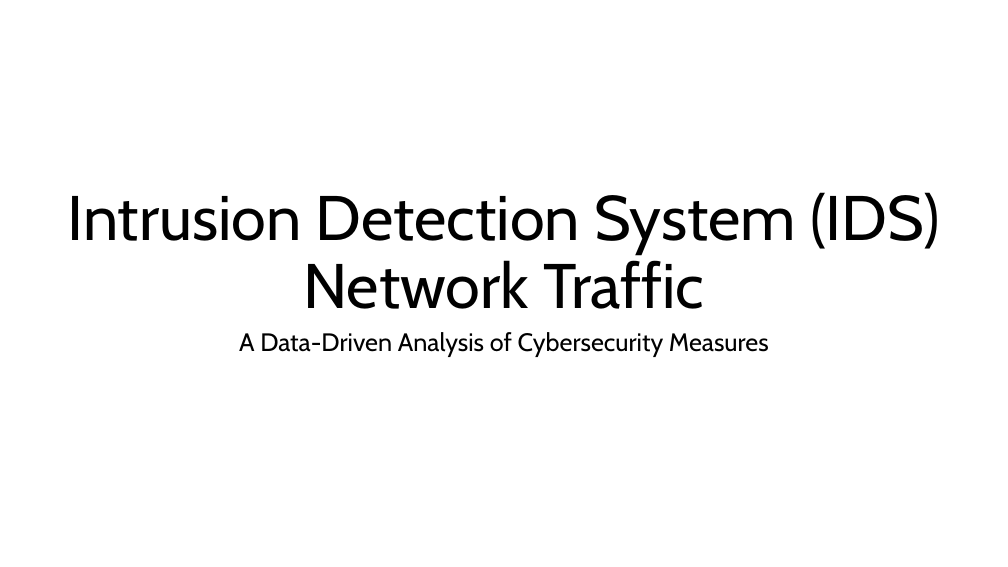
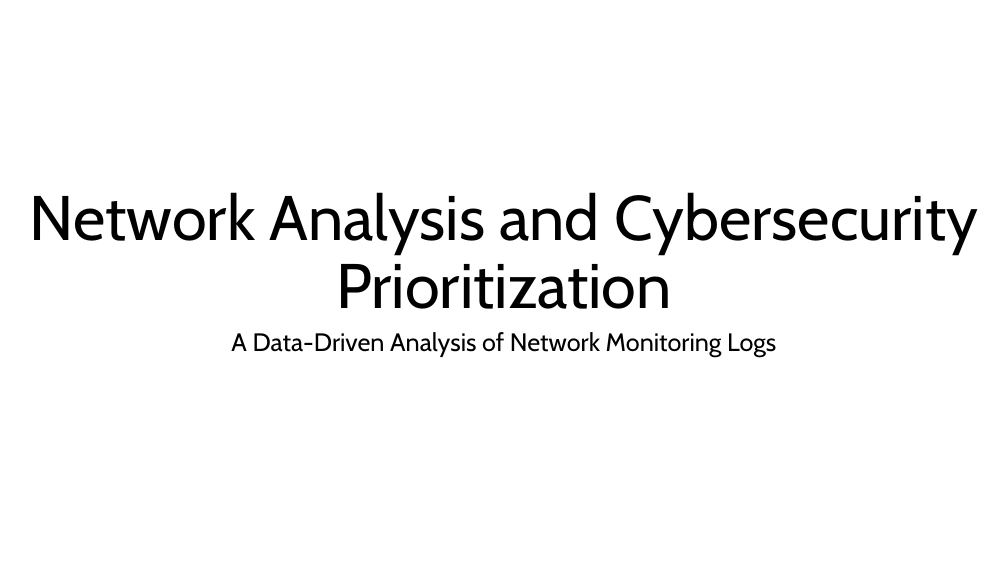
Before and after one commit to sdave777/Network-Analysis-and-DCO-Prioritization, a slide deck: slide 1 of Presentation.pptx. Drawn at 1008x567 pixels with LibreOffice and Linux fonts; fonts in the diff are those of the drawing; background and template pictures are left out. Boxes give left, top, right and bottom in pixels: in the first picture for what was removed or moved away, otherwise in the second. Text is boxed around its words. In the diff, an @@ line names an element or a change of style, - is before the commit and + after.

```diff
--- a/Presentation.pptx
+++ b/Presentation.pptx
@@ title at box(30, 192, 978, 309): text changed @@
-Intrusion Detection System (IDS) Network Traffic
+Network Analysis and Cybersecurity Prioritization
@@ subtitle at box(231, 332, 776, 357): text changed @@
-A Data-Driven Analysis of Cybersecurity Measures
+A Data-Driven Analysis of Network Monitoring Logs
```
Also in this commit, not shown: 10 other slides changed.
